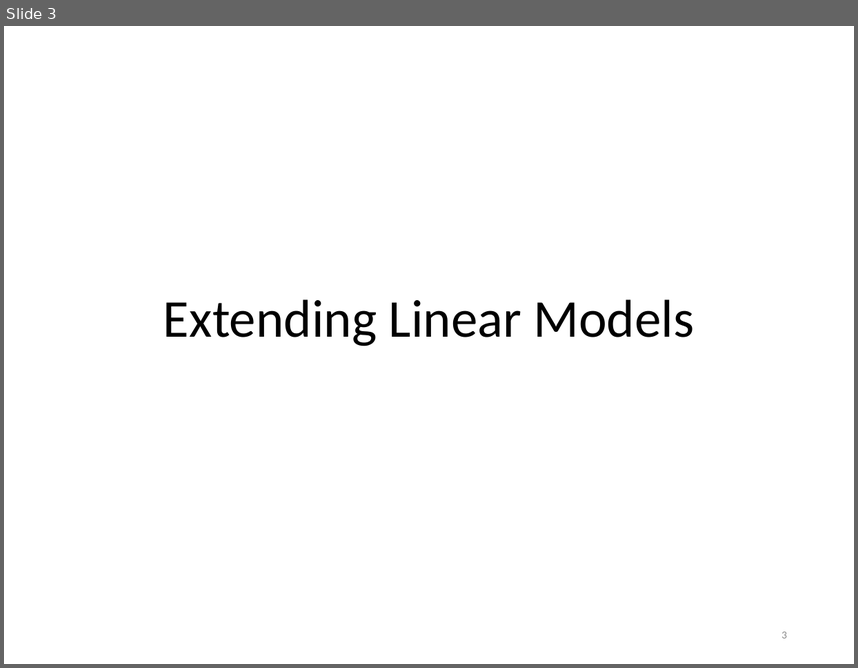
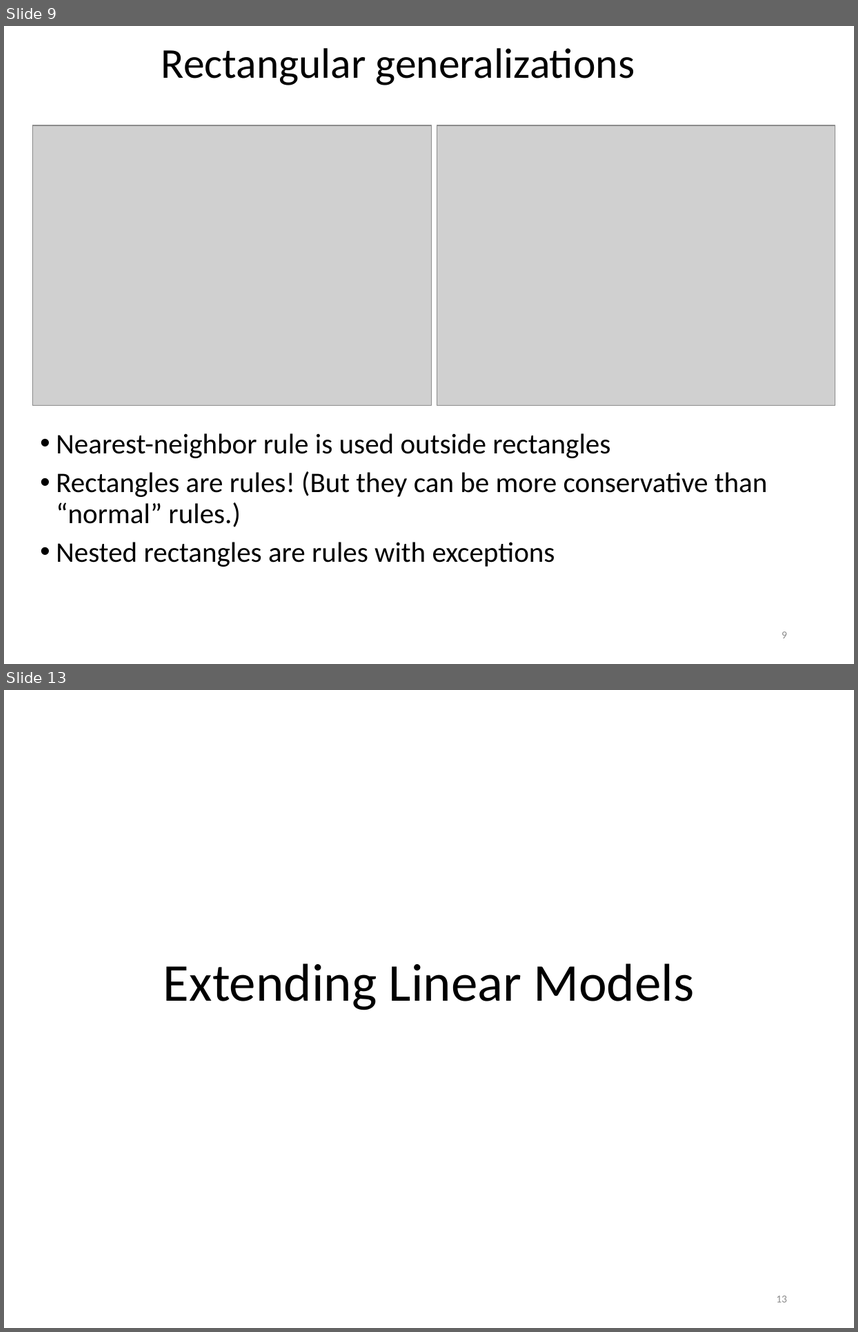
Before and after one commit to khaledmrasheed/khaledmrasheed.github.io, a slide deck: DMcourse/Chapter7.pptx. Shown one above the other, each under a label of ours: slide 3 before the commit, slides 9 and 13 after it; the slides between them are not shown. The pictures are 858x668 and 858x1332 pixels, drawn with LibreOffice and Linux fonts; fonts in the diff are those of the drawing; grey boxes stand for pictures. Boxes give left, top, right and bottom in pixels: in the first picture for what was removed or moved away, otherwise in the second. Text is boxed around its words. In the diff, an @@ line names an element or a change of style, - is before the commit and + after.

```diff
--- a/DMcourse/Chapter7.pptx
+++ b/DMcourse/Chapter7.pptx
@@ slide 9 added at (4, 26, 854, 664), background #FFFFFF @@
@@ title added at (161, 48, 635, 85), 36 pt, text #000000 @@
+Rectangular generalizations
@@ picture added at (33, 125, 432, 405) @@
@@ picture added at (437, 125, 835, 405) @@
@@ text added at (56, 433, 768, 566), 24 pt, text #000000 @@
+• Nearest-neighbor rule is used outside rectangles
+• Rectangles are rules! (But they can be more conservative than “normal” rules.)
+• Nested rectangles are rules with exceptions
@@ page number added at (782, 631, 787, 638), 9 pt, text #8C8C8C @@
+9
@@ what was slide 3 is now slide 13 @@
@@ page number at (776, 1295, 787, 1302): text changed @@
-3
+13
```
Also in this commit, not shown: 2 slides changed, 9 other slides added.
